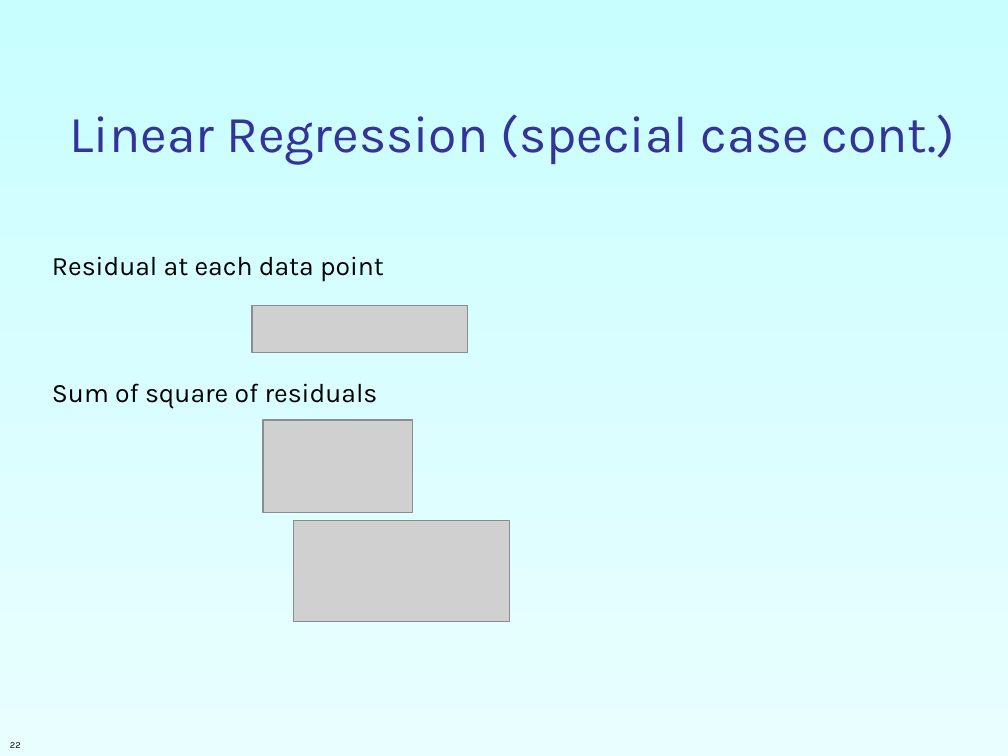
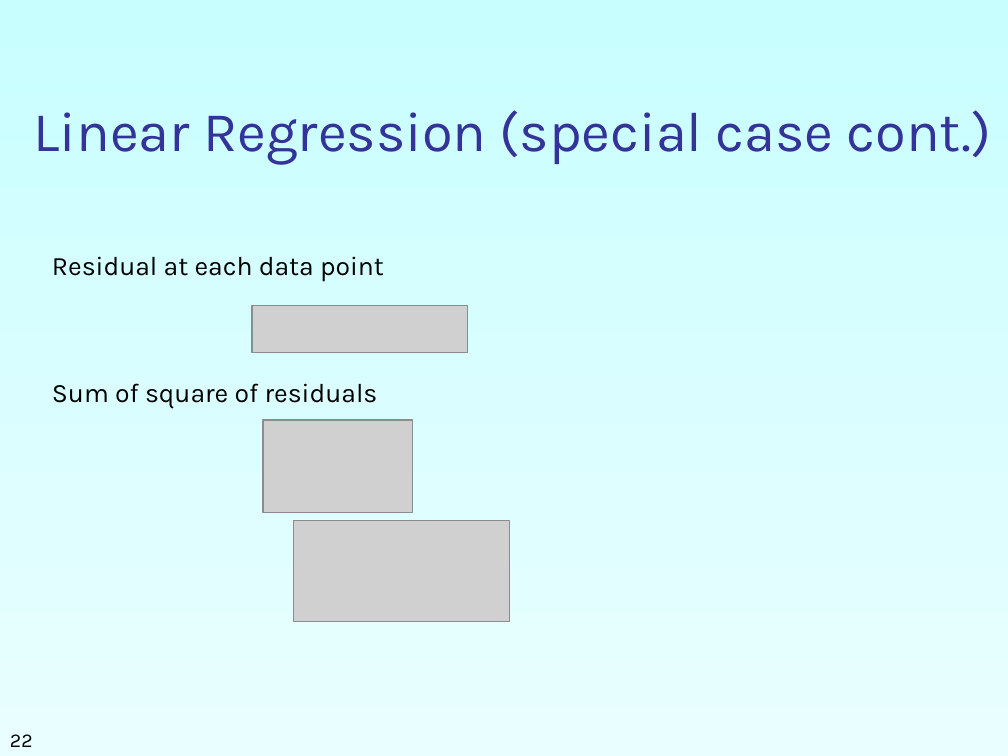
Before and after one commit to RashikRahman/3.2_Notes, a slide deck: slide 22 of CSE_313_Numerical Methods/slides/Week_7-8_Regression/1_Linear Regression.ppt. Drawn at 1008x756 pixels with LibreOffice and Linux fonts; fonts in the diff are those of the drawing; grey boxes stand for pictures. Boxes give left, top, right and bottom in pixels: in the first picture for what was removed or moved away, otherwise in the second. Text is boxed around its words. In the diff, an @@ line names an element or a change of style, - is before the commit and + after.

```diff
--- a/CSE_313_Numerical Methods/slides/Week_7-8_Regression/1_Linear Regression.ppt
+++ b/CSE_313_Numerical Methods/slides/Week_7-8_Regression/1_Linear Regression.ppt
@@ text "Linear Regression (special case cont.)" at (34,110,991,165): size 37 to 40 pt @@
@@ page number at (10,734,33,747): size 6.7 to 14 pt @@
```
Also in this commit, not shown: 11 other slides changed, 11 other files.
